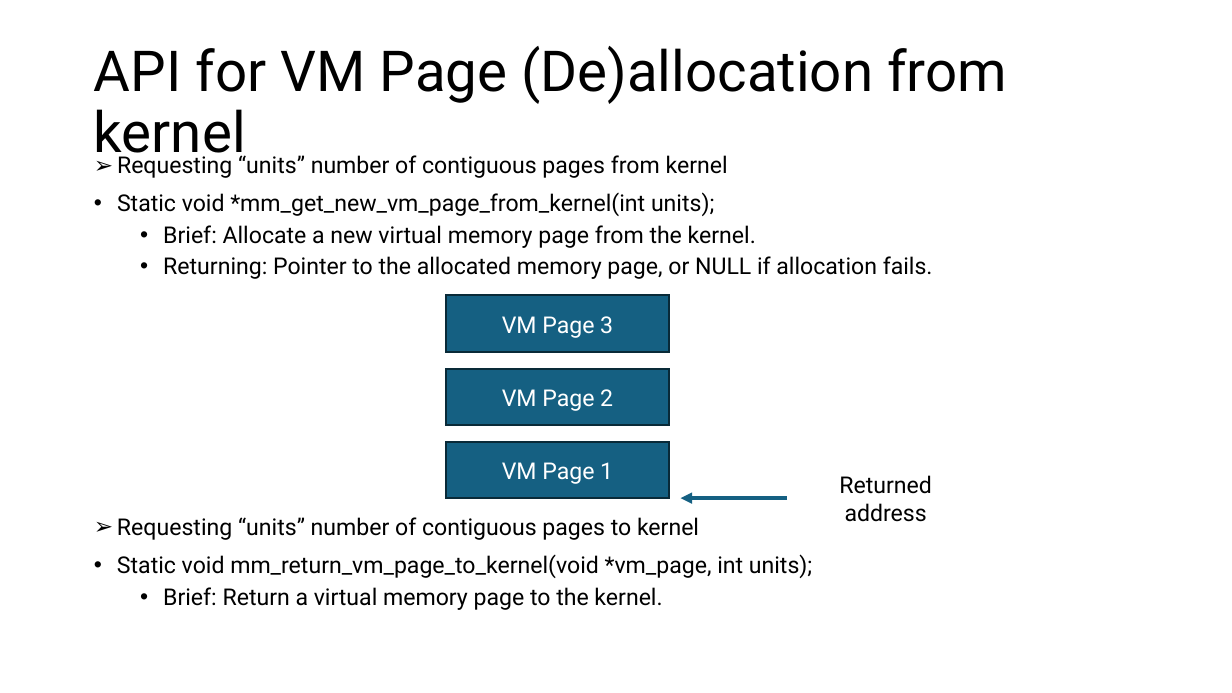
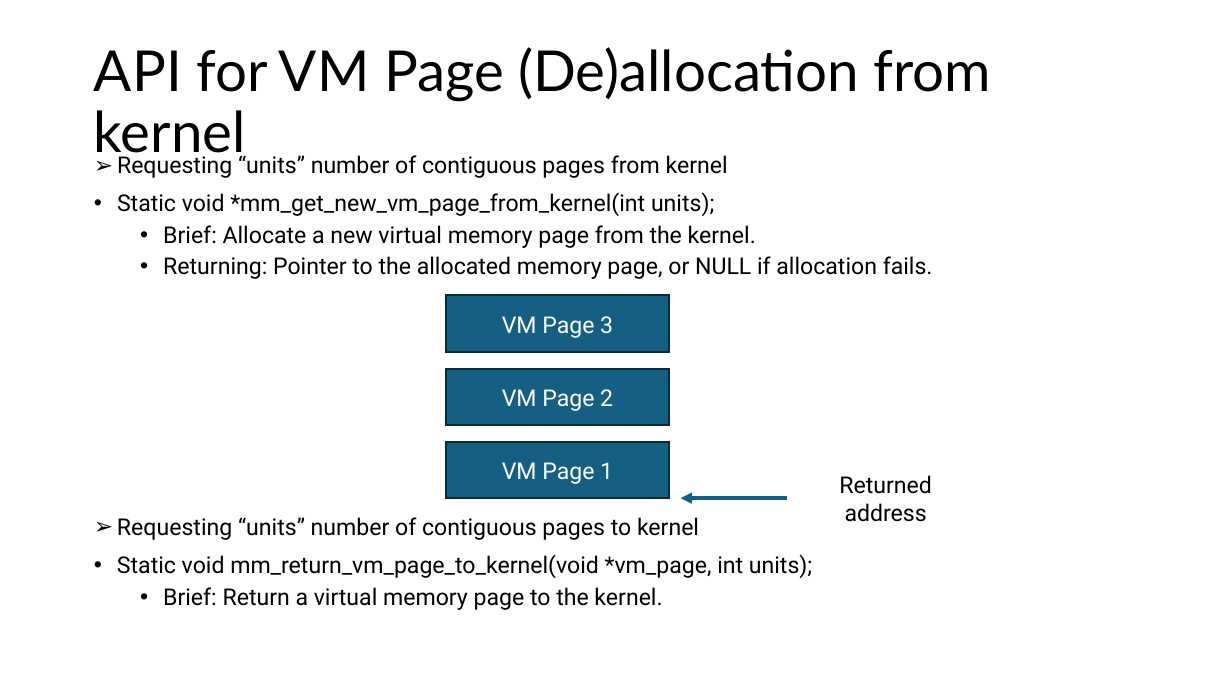
Before and after one commit to Mahmoud-Abdelraouf/STmicro-System-Programming-under-Linux, a slide deck: slide 10 of 04.Advanced/Tasks/Heap_Memory_Manager/Project_Documentation/HeapMemoryManager.pptx. Drawn at 1232x693 pixels with LibreOffice and Linux fonts; fonts in the diff are those of the drawing. Boxes give left, top, right and bottom in pixels: in the first picture for what was removed or moved away, otherwise in the second. Text is boxed around its words. In the diff, an @@ line names an element or a change of style, - is before the commit and + after.

```diff
--- a/04.Advanced/Tasks/Heap_Memory_Manager/Project_Documentation/HeapMemoryManager.pptx
+++ b/04.Advanced/Tasks/Heap_Memory_Manager/Project_Documentation/HeapMemoryManager.pptx
@@ title "API for VM Page (De)allocation ..." at box(94, 47, 992, 163): font Roboto to Lato @@
```
Also in this commit, not shown: 6 other slides changed.
